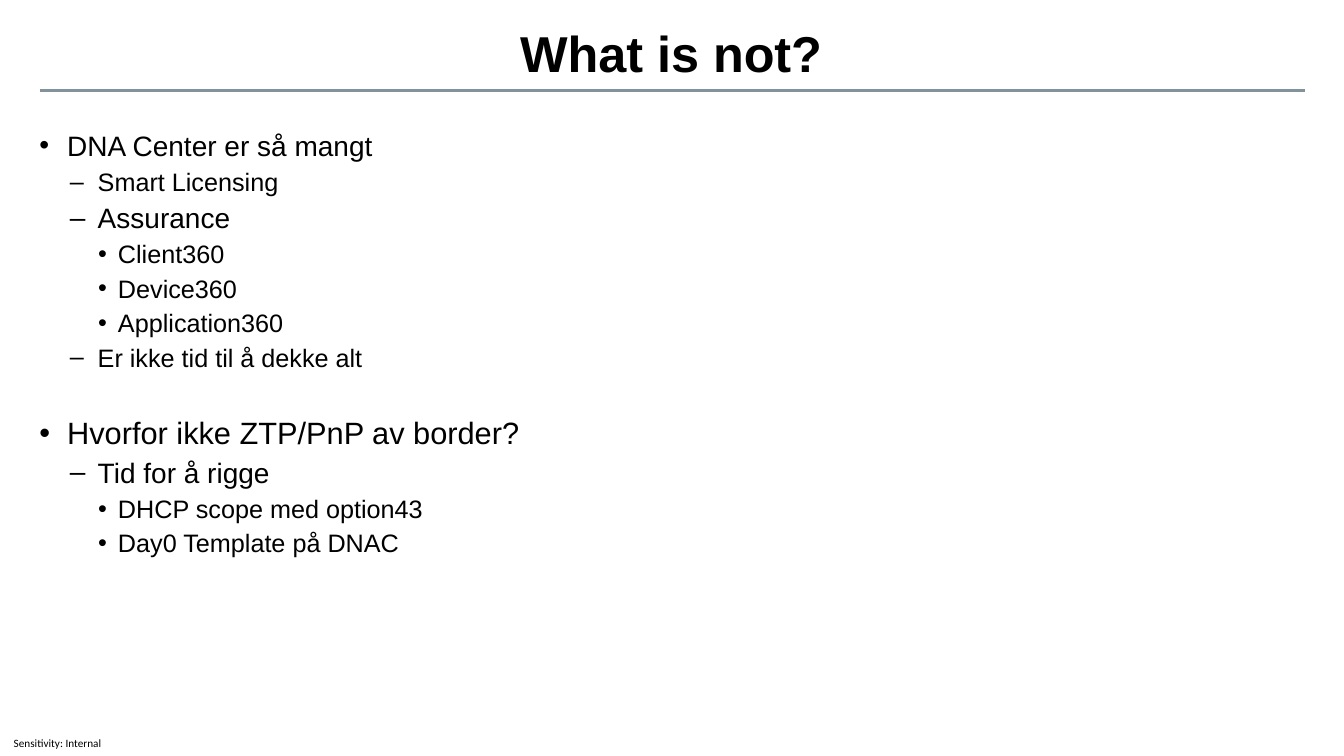
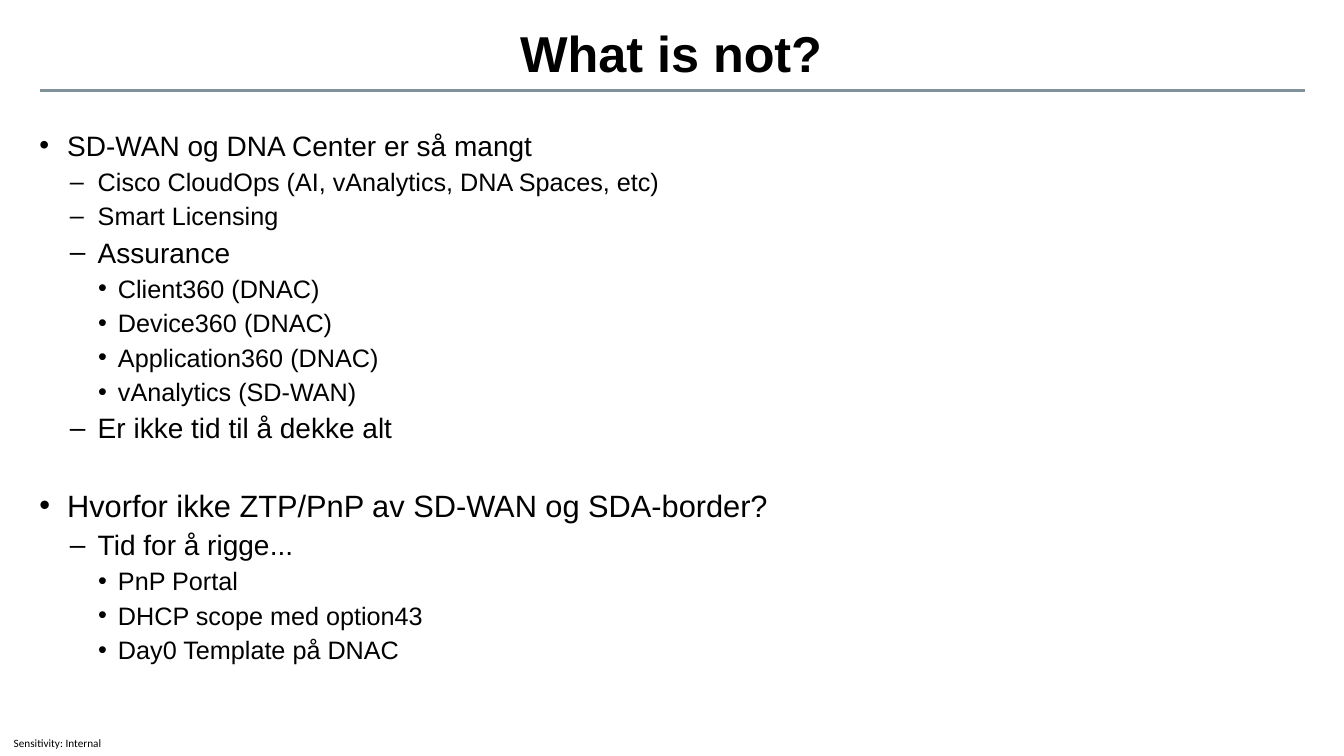
Before and after one commit to ateanorge/cnsdq221, a slide deck: slide 7 of 02-Marius/2021.05.28-02-Preso.pptx (slide 12 before the commit). Drawn at 1344x756 pixels with LibreOffice and Linux fonts; fonts in the diff are those of the drawing; background and template pictures are left out. Boxes give left, top, right and bottom in pixels: in the first picture for what was removed or moved away, otherwise in the second. Text is boxed around its words. In the diff, an @@ line names an element or a change of style, - is before the commit and + after.

```diff
--- a/02-Marius/2021.05.28-02-Preso.pptx
+++ b/02-Marius/2021.05.28-02-Preso.pptx
@@ text at bbox=[67, 134, 659, 197]: text changed; size 20 to 18 pt @@
-• DNA Center er så mangt
+• SD-WAN og DNA Center er så mangt
+  – Cisco CloudOps (AI, vAnalytics, DNA Spaces, etc)
@@ text at bbox=[118, 279, 378, 407]: text changed @@
-    • Client360
-    • Device360
-    • Application360
+    • Client360 (DNAC)
+    • Device360 (DNAC)
+    • Application360 (DNAC)
+    • vAnalytics (SD-WAN)
@@ text at bbox=[98, 416, 392, 439]: size 18 to 20 pt in "Er ikke tid til å dekke alt" @@
@@ text at bbox=[67, 494, 767, 591]: text changed @@
-• Hvorfor ikke ZTP/PnP av border?
-  – Tid for å rigge
+• Hvorfor ikke ZTP/PnP av SD-WAN og SDA-border?
+  – Tid for å rigge...
+    • PnP Portal
```
Also in this commit, not shown: 2 slides added.
